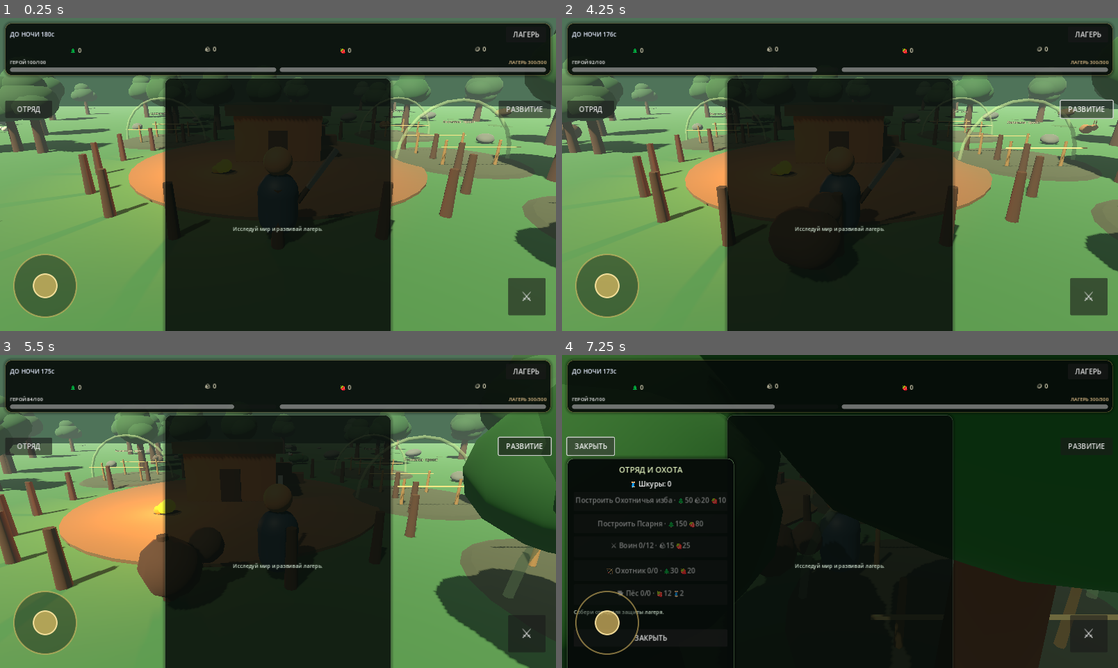
Above: before the commit, frames 1-4 (two rows, left to right).
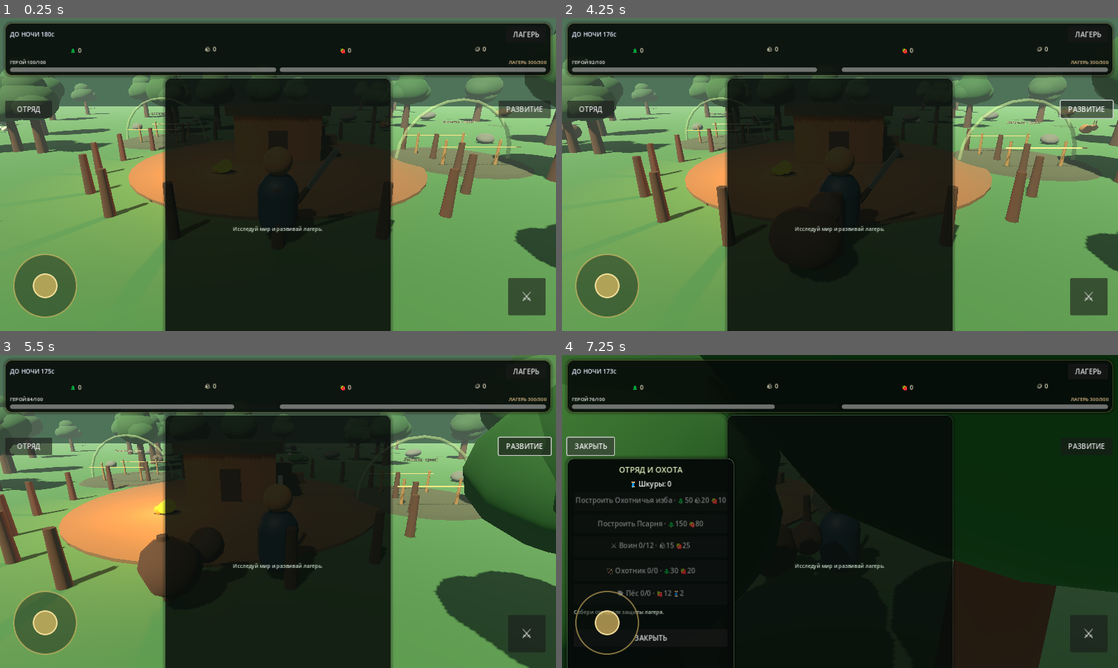
Above: after the commit, the same moments.

Repository: uniafing-ship-it/my-camp-game
Game: Godot game, scene res://scenes/Main.tscn
Two runs of this game, one before a commit and one after it. Both use one fixed random seed, a clock stepped at 60 frames per second and the inputs below.
Inputs (mouse positions are in pixels of both pictures, inside the frame that each line leads up to):
- Up to frame 1 (0.25 s): no input
- Up to frame 2 (4.25 s): click "ЛАГЕРЬ" at 0.5 s; click "ЗАКРЫТЬ" at 1.25 s; click "⚔" at 2 s; click "РАЗВИТИЕ" at 2.75 s; tap Enter at 3.5 s; drag from (606, 287) to (895, 105) at 3.52 s
- Up to frame 3 (5.5 s): drag from (166, 527) to (250, 574) at 4.27 s; move the mouse to (333, 442) at 5.02 s; hold D from 5.03 s (still down); hold Shift from 5.03 s (still down)
- Up to frame 4 (7.25 s): release D at 5.75 s; release Shift at 5.75 s; drag from (812, 574) to (673, 464) at 5.77 s; click "ОТРЯД" at 6.5 s

The runs differ from the first frame. In frame 1, 0.8% of the frame differs, in the area x 70-100%, y 25-68%; in frame 2, 0.7%; in frame 3, 1.8%, in the area x 63-100%, y 26-74%; in frame 4, 0.6%.

Commit message:
Fix duplicate Stage 7 support building visuals

Diff:
--- a/godot/scripts/settlement_world.gd
+++ b/godot/scripts/settlement_world.gd
@@ -6,8 +6,6 @@
 	"lumber_camp": Vector3(8.2, 0.0, 0.0),
 	"quarry": Vector3(-7.5, 0.0, -5.5),
 	"fishing_hut": Vector3(-8.8, 0.0, 8.4),
-	"hunting_lodge": Vector3(8.8, 0.0, 7.4),
-	"kennel": Vector3(8.8, 0.0, -7.8),
 }
 
 var _settlement_manager = null
@@ -63,8 +61,6 @@
 			"lumber_camp": _build_lumber_camp(root, level)
 			"quarry": _build_quarry(root, level)
 			"fishing_hut": _build_fishing_hut(root, level)
-			"hunting_lodge": _build_hunting_lodge(root, level)
-			"kennel": _build_kennel(root, level)
 	_build_label(root, building_id, level)
 
 func _build_foundation(root: Node3D, building_id: String, level: int) -> void:
@@ -186,64 +182,9 @@
 	lantern.omni_range = 4.0
 	root.add_child(lantern)
 
-func _build_hunting_lodge(root: Node3D, level: int) -> void:
-	var floor := _box(Vector3(3.8, 0.18, 3.0), Vector3(0.0, 0.2, 0.0), Color(0.30, 0.19, 0.09))
-	root.add_child(floor)
-	var cabin := _box(Vector3(2.8, 1.55, 2.1), Vector3(-0.15, 1.0, -0.2), Color(0.39, 0.25, 0.12))
-	root.add_child(cabin)
-	var roof := _box(Vector3(3.2, 0.24, 2.5), Vector3(-0.15, 1.88, -0.2), Color(0.16, 0.14, 0.10))
-	roof.rotation_degrees.z = -7.0
-	root.add_child(roof)
-	for x in [-1.35, 1.35]:
-		var rack := _box(Vector3(0.12, 1.5, 0.12), Vector3(x, 0.82, 1.0), Color(0.30, 0.18, 0.08))
-		root.add_child(rack)
-	var beam := _box(Vector3(2.8, 0.12, 0.12), Vector3(0.0, 1.45, 1.0), Color(0.30, 0.18, 0.08))
-	root.add_child(beam)
-	var hide := _box(Vector3(1.15, 0.06, 0.85), Vector3(0.0, 1.0, 1.06), Color(0.46, 0.30, 0.17))
-	hide.rotation_degrees.x = 90.0
-	root.add_child(hide)
-	var lantern := OmniLight3D.new()
-	lantern.position = Vector3(0.9, 1.45, 0.9)
-	lantern.light_color = Color(1.0, 0.57, 0.26)
-	lantern.light_energy = 0.9 + float(level) * 0.15
-	lantern.omni_range = 3.8
-	root.add_child(lantern)
-
-func _build_kennel(root: Node3D, level: int) -> void:
-	var yard := _box(Vector3(3.9, 0.14, 3.1), Vector3(0.0, 0.18, 0.0), Color(0.27, 0.22, 0.14))
-	root.add_child(yard)
-	var hut := _box(Vector3(1.75, 1.15, 1.65), Vector3(-0.65, 0.78, -0.35), Color(0.39, 0.25, 0.12))
-	root.add_child(hut)
-	var roof := _box(Vector3(2.05, 0.20, 1.95), Vector3(-0.65, 1.45, -0.35), Color(0.15, 0.13, 0.10))
-	roof.rotation_degrees.z = 8.0
-	root.add_child(roof)
-	for x in [-1.65, 1.65]:
-		for z in [-1.2, 1.2]:
-			var post := _box(Vector3(0.10, 1.05, 0.10), Vector3(x, 0.58, z), Color(0.33, 0.21, 0.10))
-			root.add_child(post)
-	for z in [-1.2, 1.2]:
-		var rail := _box(Vector3(3.4, 0.09, 0.09), Vector3(0.0, 0.82, z), Color(0.33, 0.21, 0.10))
-		root.add_child(rail)
-	var bowl := MeshInstance3D.new()
-	var bowl_mesh := CylinderMesh.new()
-	bowl_mesh.top_radius = 0.42
-	bowl_mesh.bottom_radius = 0.31
-	bowl_mesh.height = 0.16
-	bowl_mesh.radial_segments = 14
-	bowl.mesh = bowl_mesh
-	bowl.position = Vector3(0.85, 0.23, 0.55)
-	bowl.material_override = _material(Color(0.30, 0.32, 0.31), 0.6)
-	root.add_child(bowl)
-
 func _build_label(root: Node3D, building_id: String, level: int) -> void:
 	var label := Label3D.new()
-	var names := {
-		"lumber_camp": "Лесопилка",
-		"quarry": "Каменоломня",
-		"fishing_hut": "Рыбацкая хижина",
-		"hunting_lodge": "Охотничья изба",
-		"kennel": "Псарня",
-	}
+	var names := {"lumber_camp": "Лесопилка", "quarry": "Каменоломня", "fishing_hut": "Рыбацкая хижина"}
 	label.text = "%s · %s" % [str(names.get(building_id, building_id)), "проект" if level <= 0 else "ур.%d" % level]
 	label.position = Vector3(0.0, 2.9 if level > 0 else 1.8, 0.0)
 	label.font_size = 30
